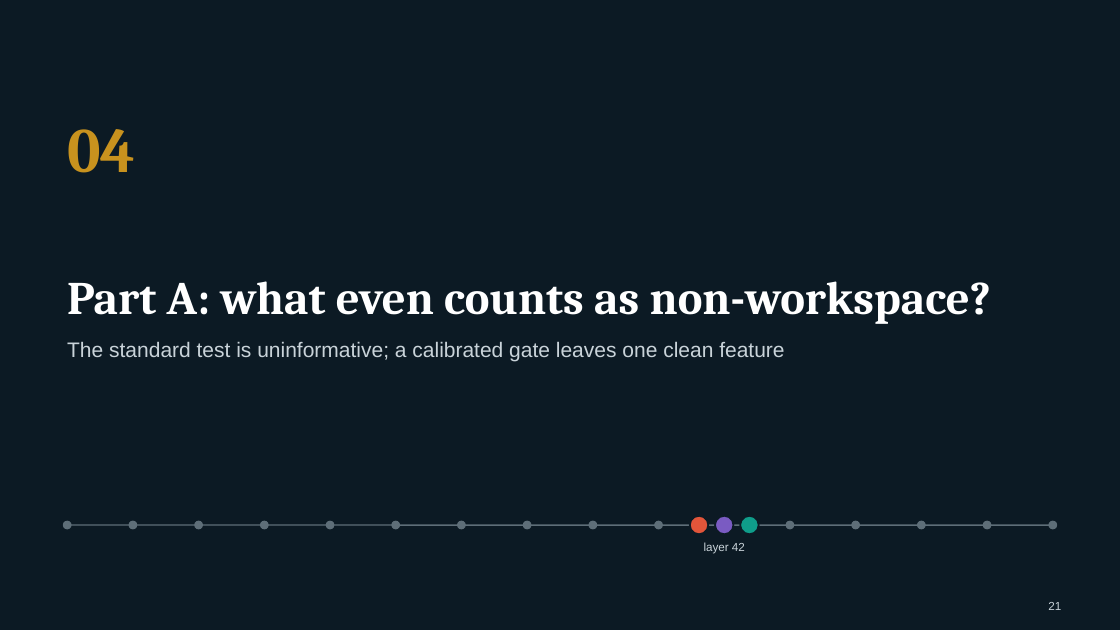
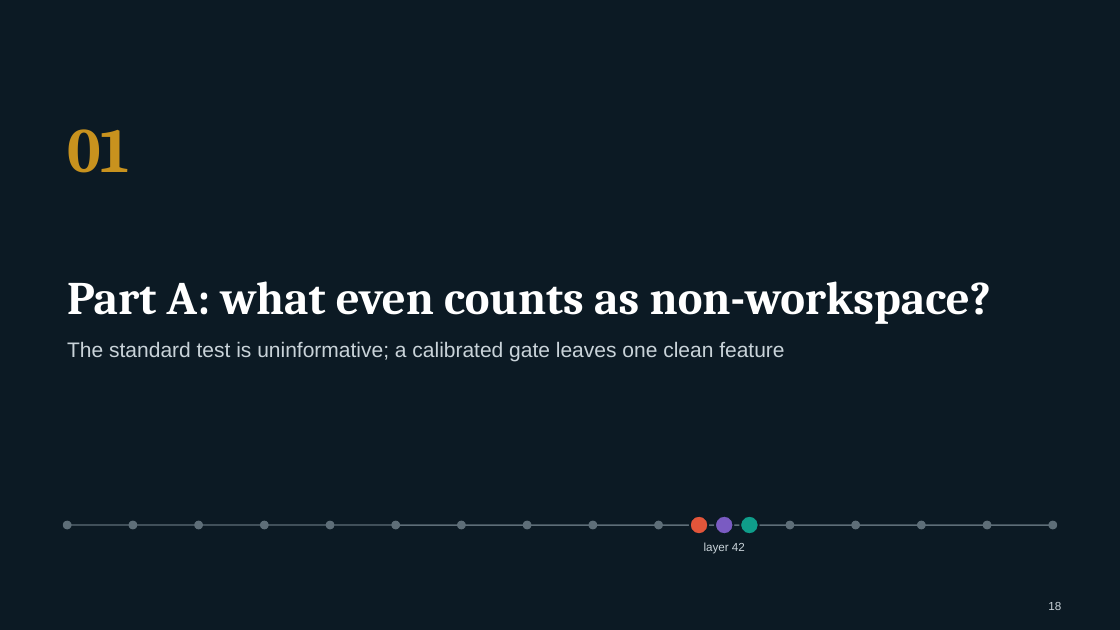
Before and after one commit to Jarus77/mats-nla-workspace, a slide deck: slide 18 of deck/mats_nla_workspace.pptx (slide 21 before the commit). Drawn at 1120x630 pixels with LibreOffice and Linux fonts; fonts in the diff are those of the drawing. Boxes give left, top, right and bottom in pixels: in the first picture for what was removed or moved away, otherwise in the second. Text is boxed around its words. In the diff, an @@ line names an element or a change of style, - is before the commit and + after.

Commit message:
feat: deck v2 (55 slides; Part D resolved)

```diff
--- a/deck/mats_nla_workspace.pptx
+++ b/deck/mats_nla_workspace.pptx
@@ text at [67,129,129,173]: text changed @@
-04
+01
@@ page number at [1048,602,1061,610]: text changed @@
-21
+18
```
Also in this commit, not shown: 27 other slides changed, 1 slide added, 6 slides removed, 11 other files.
